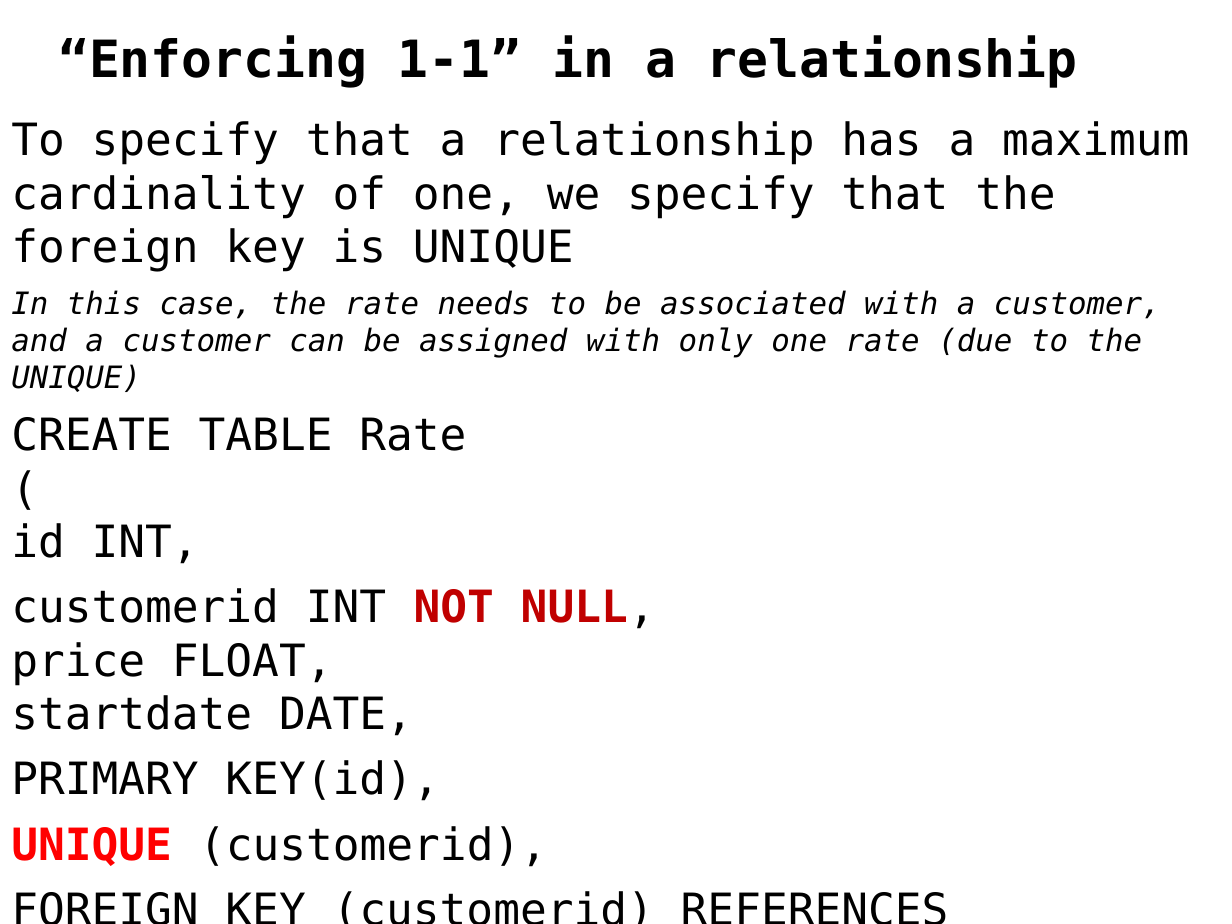
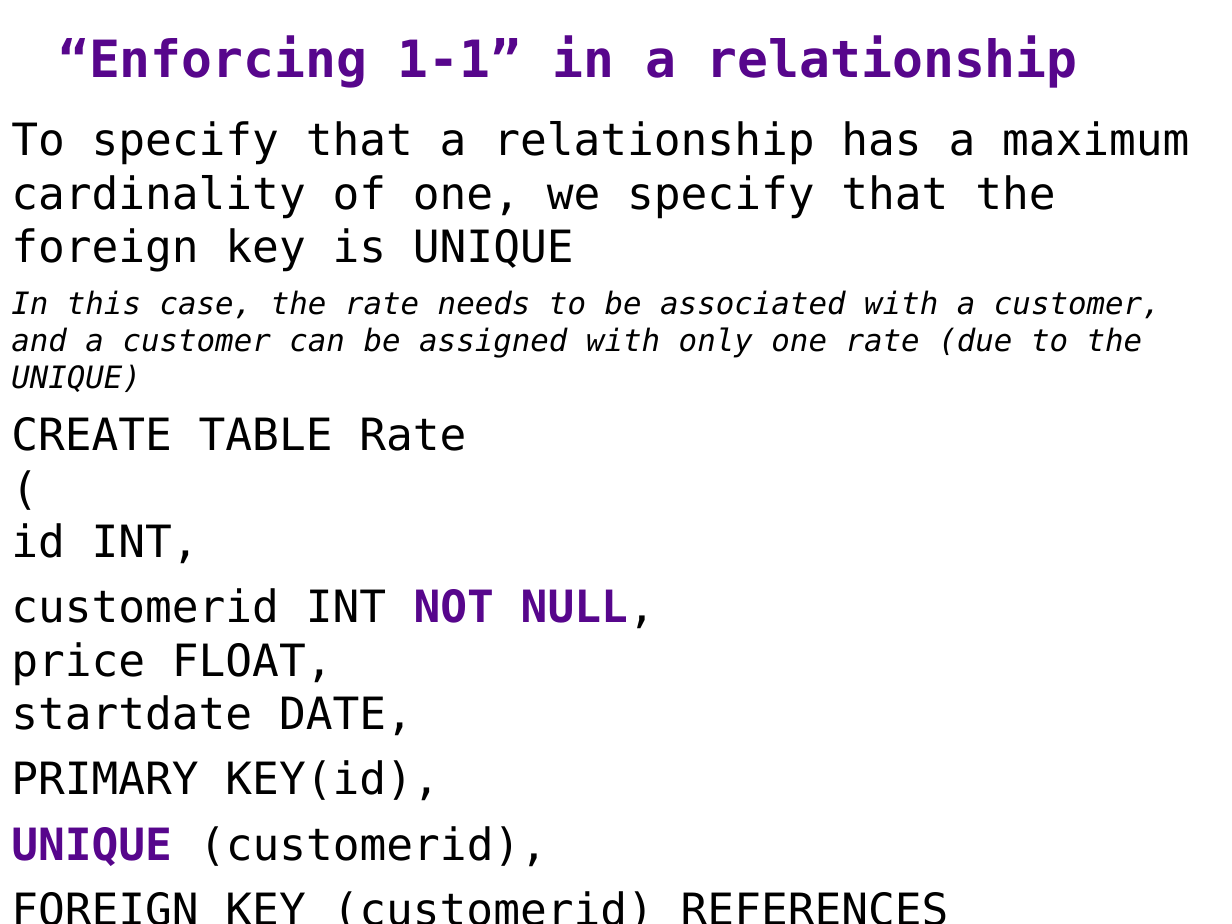
Before and after one commit to ipeirotis/dealing_with_data, a slide deck: slide 37 of 02-SQL/B-ER_modeling-2.pptx. Drawn at 1232x924 pixels with LibreOffice and Linux fonts; fonts in the diff are those of the drawing. Boxes give left, top, right and bottom in pixels: in the first picture for what was removed or moved away, otherwise in the second. Text is boxed around its words. In the diff, an @@ line names an element or a change of style, - is before the commit and + after.

```diff
--- a/02-SQL/B-ER_modeling-2.pptx
+++ b/02-SQL/B-ER_modeling-2.pptx
@@ text "“Enforcing 1-1” in a relationship" at (58, 36, 1078, 88): text colour #000000 to #57068C @@
@@ text at (11, 588, 655, 867): text colour #C00000 to #57068C in "NOT NULL,"; text colour #FF0000 to #57068C in "UNIQUE" @@
```
Also in this commit, not shown: 38 other slides changed, 1 other file.
